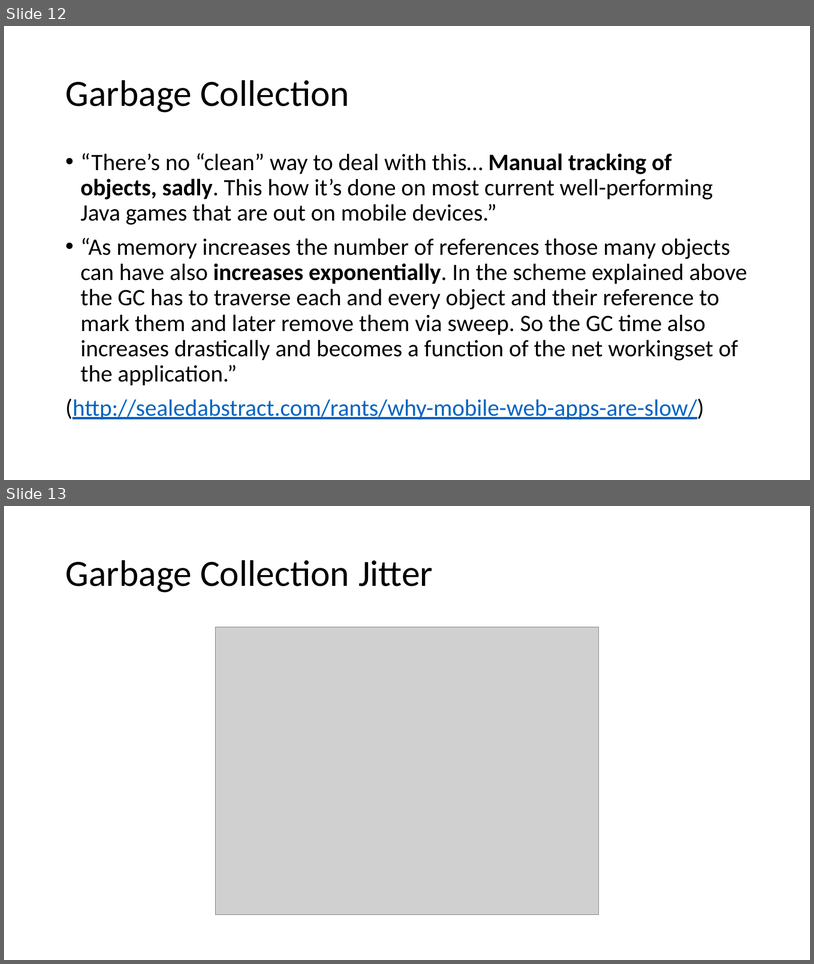
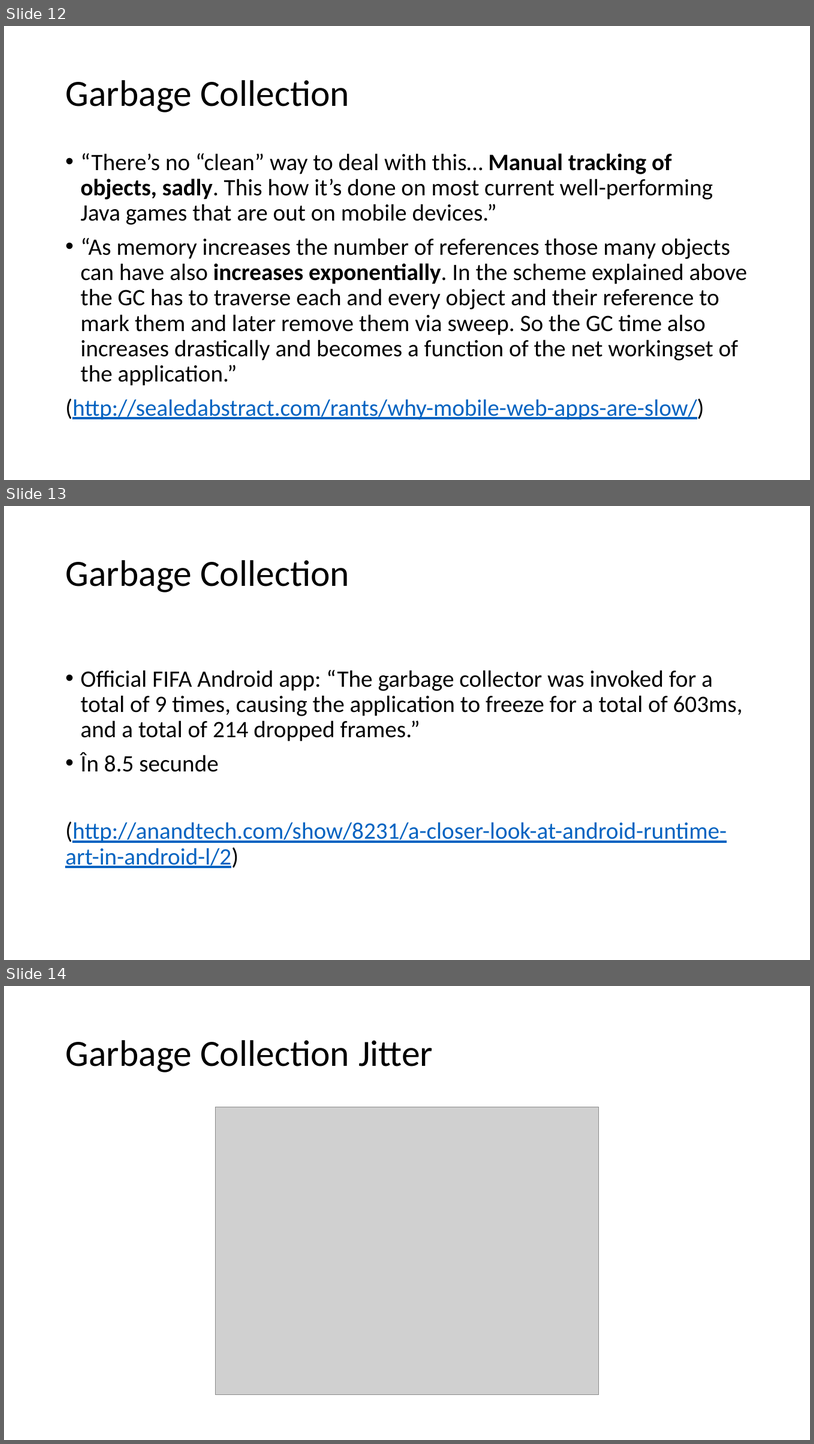
Before and after one commit to lnicola/acpp14, a slide deck: day1/Advanced C++ Day 1.pptx. Shown one above the other, each under a label of ours: slides 12 and 13 before the commit, slides 12, 13 and 14 after it. The pictures are 814x964 and 814x1444 pixels, drawn with LibreOffice and Linux fonts; fonts in the diff are those of the drawing; grey boxes stand for pictures. Boxes give left, top, right and bottom in pixels: in the first picture for what was removed or moved away, otherwise in the second. Text is boxed around its words. In the diff, an @@ line names an element or a change of style, - is before the commit and + after.

Commit message:
Update slides

```diff
--- a/day1/Advanced C++ Day 1.pptx
+++ b/day1/Advanced C++ Day 1.pptx
@@ slide 13 added at [4, 506, 810, 960], background #FFFFFF @@
@@ title added at [65, 560, 350, 592], 44 pt, text #000000 @@
+Garbage Collection
@@ text added at [65, 670, 743, 868], 28 pt, text #000000 @@
+• Official FIFA Android app: “The garbage collector was invoked for a total of 9 times, causing the application to freeze for a total of 603ms, and a total of 214 dropped frames.”
+• În 8.5 secunde
+(http://anandtech.com/show/8231/a-closer-look-at-android-runtime-art-in-android-l/2)
@@ what was slide 13 is now slide 14 @@
```
Also in this commit, not shown: 1 slide changed.
